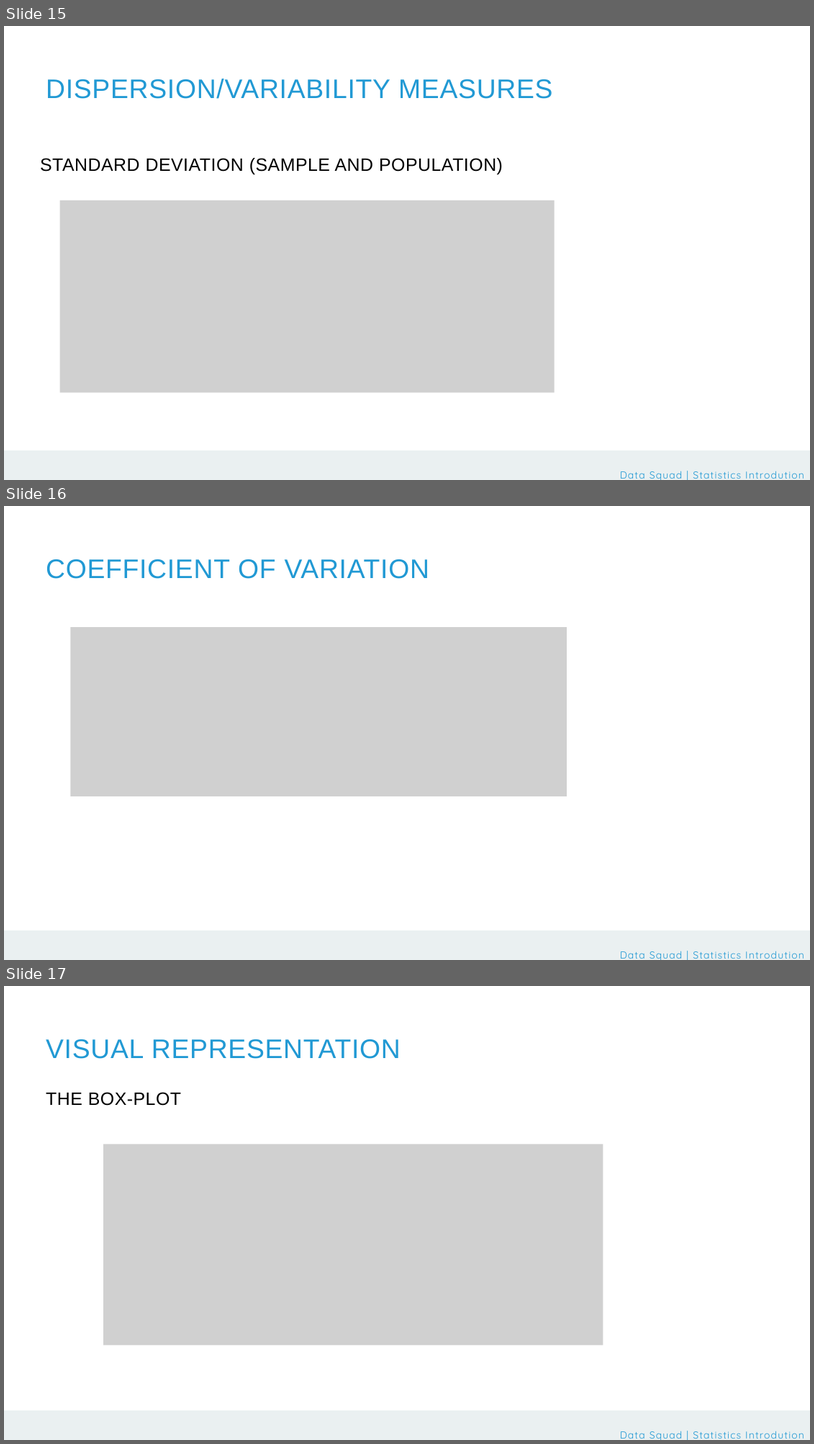
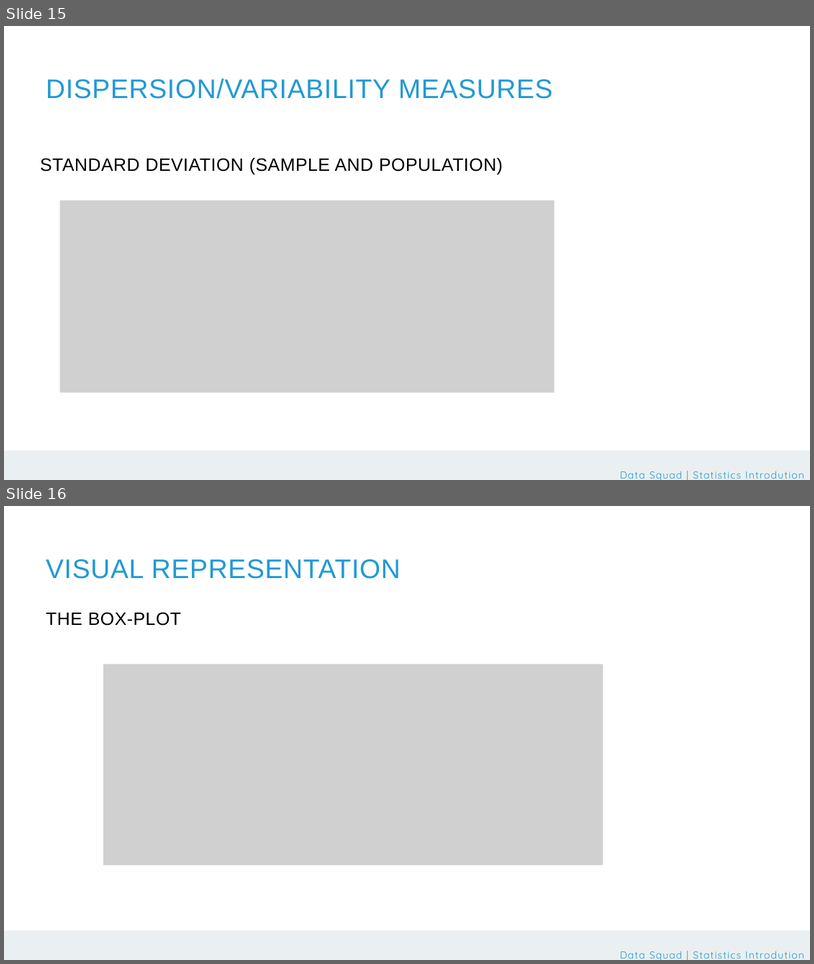
Before and after one commit to dbigman/nbs-4-master, a slide deck: s-401-404/0. Review on Statistics.pptx. Shown one above the other, each under a label of ours: slides 15, 16 and 17 before the commit, slides 15 and 16 after it. The pictures are 814x1444 and 814x964 pixels, drawn with LibreOffice and Linux fonts; fonts in the diff are those of the drawing; grey boxes stand for pictures. Boxes give left, top, right and bottom in pixels: in the first picture for what was removed or moved away, otherwise in the second. Text is boxed around its words. In the diff, an @@ line names an element or a change of style, - is before the commit and + after.

```diff
--- a/s-401-404/0. Review on Statistics.pptx
+++ b/s-401-404/0. Review on Statistics.pptx
@@ slide 16 removed at (x1=4, y1=506, x2=810, y2=960), background #FFFFFF @@
@@ text removed at (x1=46, y1=559, x2=430, y2=579) @@
-COEFFICIENT OF VARIATION
@@ picture removed at (x1=70, y1=627, x2=567, y2=796) @@
@@ rectangle removed at (x1=4, y1=930, x2=810, y2=960) @@
@@ rectangle removed at (x1=4, y1=939, x2=810, y2=960) @@
@@ text removed at (x1=612, y1=950, x2=797, y2=953) @@
-Data Squad | Statistics Introdution
@@ text removed at (x1=620, y1=950, x2=805, y2=960) @@
-Data Squad | Statistics Introdution
@@ what was slide 17 is now slide 16 @@
```
Also in this commit, not shown: 8 slides changed, 53 other files.
